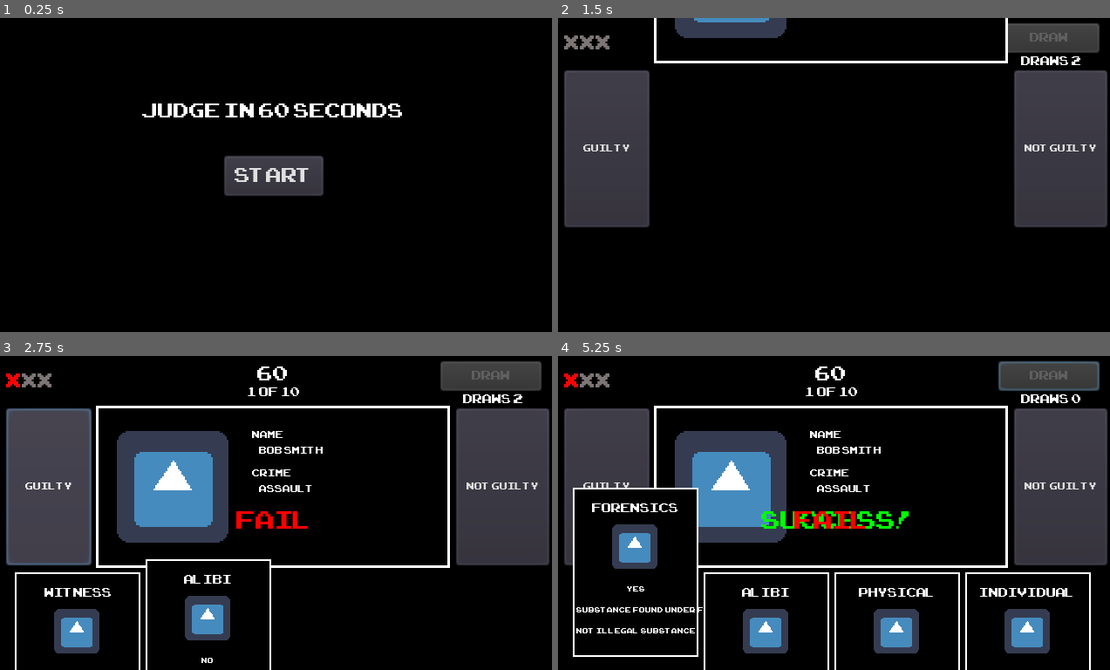
Above: before the commit, frames 1-4 (two rows, left to right).
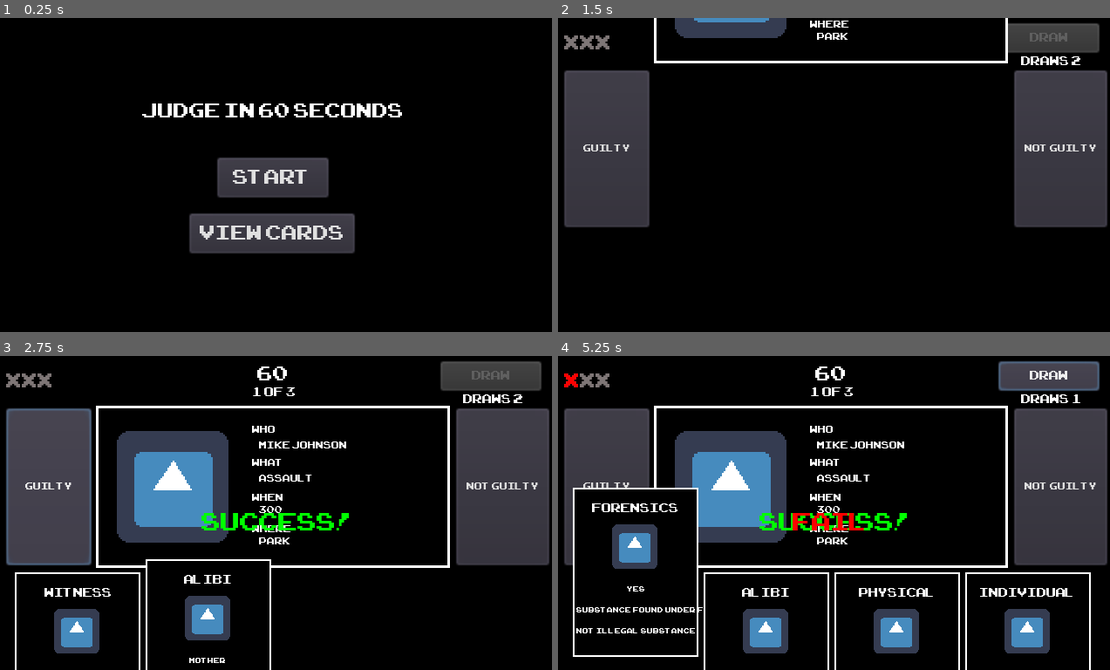
Above: after the commit, the same moments.

Repository: rashaangriffith/judge-in-60-seconds
Game: Godot game, scene res://main_menu/main_menu.tscn
Two runs of this game, one before a commit and one after it. Both use one fixed random seed, a clock stepped at 60 frames per second and the inputs below. The engine's default icon, where the game draws it, is replaced by a stand-in: a white triangle on a blue panel in a dark square.
Inputs (mouse positions are in pixels of both pictures, inside the frame that each line leads up to):
- Up to frame 1 (0.25 s): no input
- Up to frame 2 (1.5 s): click (828, 234) at 0.5 s, where only the run after the commit has a clickable "VIEW CARDS"; click "START" at 1.25 s
- Up to frame 3 (2.75 s): click "GUILTY" at 2 s
- Up to frame 4 (5.25 s): click "NOT GUILTY" at 2.75 s; click (635, 657) at 3.52 s; click "DRAW" at 4.25 s; click "DRAW" at 5 s

The runs differ from the first frame. In frame 1, 4.7% of the frame differs, in the area x 34-65%, y 43-75%; in frame 2, 0.2%; in frame 3, 2.4%; in frame 4, 2.3%.

Commit message:
add when/where to case data, add guilty/not guilty alibi options

Diff:
--- a/case_data.gd
+++ b/case_data.gd
@@ -1,5 +1,9 @@
 extends Node
 
-var first_names = ["Joe", "Bob", "Mike", "Chris", "Stanley"]
-var last_names = ["Jones", "Brown", "Johnson", "Smith", "Thomas"]
+var first_names = ["Joe", "Bob", "Mike", "Chris", "Stanley", "Karen"]
+var last_names = ["Jones", "Brown", "Johnson", "Smith", "Thomas", "Wagner"]
 var crimes = ["Assault", "Arson", "Fraud", "Homocide", "Forgery"]
+var when = [200, 300, 600, 1000, 1330, 1800, 2130, 2300]
+var where = ["Home", "Park", "Movie Theater", "Zoo", "Gas Station", "Library"]
+var alibi_1_guilty = ["Mother", "Father", "Brother", "Sister", "Cousin"]
+var alibi_1_not_guilty = ["Coworker", "Boss", "Neighbor", "Spouse", "Friend"]
--- a/case_file/case_file.gd
+++ b/case_file/case_file.gd
@@ -2,7 +2,11 @@
 
 onready var perp_name = $ReferenceRect/Name
 onready var crime = $ReferenceRect/Crime
+onready var when = $ReferenceRect/When
+onready var where = $ReferenceRect/Where
 
 func populate(data):
 	perp_name.text = data.first_name + " " + data.last_name
 	crime.text = data.crime
+	when.text = str(data.when)
+	where.text = data.where
--- a/case_file/case_file.tscn
+++ b/case_file/case_file.tscn
@@ -31,45 +31,89 @@
 texture = ExtResource( 1 )
 
 [node name="NameTitle" type="Label" parent="ReferenceRect"]
-margin_left = 88.236
-margin_top = 11.2806
-margin_right = 145.236
-margin_bottom = 20.2806
+margin_left = 88.0
+margin_top = 8.0
+margin_right = 145.0
+margin_bottom = 17.0
+custom_fonts/font = ExtResource( 2 )
+text = "who"
+__meta__ = {
+"_edit_use_anchors_": false
+}
+
+[node name="Name" type="Label" parent="ReferenceRect"]
+margin_left = 92.236
+margin_top = 17.2806
+margin_right = 192.236
+margin_bottom = 26.2806
 custom_fonts/font = ExtResource( 2 )
 text = "name"
 __meta__ = {
 "_edit_use_anchors_": false
 }
 
-[node name="Name" type="Label" parent="ReferenceRect"]
-margin_left = 92.236
-margin_top = 20.2806
-margin_right = 192.236
-margin_bottom = 29.2806
+[node name="CrimeTitle" type="Label" parent="ReferenceRect"]
+margin_left = 88.0
+margin_top = 27.0
+margin_right = 165.0
+margin_bottom = 36.0
 custom_fonts/font = ExtResource( 2 )
-text = "firstname lastname"
-__meta__ = {
-"_edit_use_anchors_": false
-}
-
-[node name="CrimeTitle" type="Label" parent="ReferenceRect"]
-margin_left = 88.236
-margin_top = 32.8751
-margin_right = 165.236
-margin_bottom = 41.8751
-custom_fonts/font = ExtResource( 2 )
-text = "CRIME"
+text = "what"
 __meta__ = {
 "_edit_use_anchors_": false
 }
 
 [node name="Crime" type="Label" parent="ReferenceRect"]
-margin_left = 92.236
-margin_top = 42.2806
-margin_right = 192.236
-margin_bottom = 77.2806
+margin_left = 92.0
+margin_top = 36.0
+margin_right = 192.0
+margin_bottom = 45.0
 custom_fonts/font = ExtResource( 2 )
-text = "this is my crime"
+text = "crime"
 __meta__ = {
 "_edit_use_anchors_": false
 }
+
+[node name="WhenTitle" type="Label" parent="ReferenceRect"]
+margin_left = 88.0
+margin_top = 47.0
+margin_right = 165.0
+margin_bottom = 56.0
+custom_fonts/font = ExtResource( 2 )
+text = "when"
+__meta__ = {
+"_edit_use_anchors_": false
+}
+
+[node name="When" type="Label" parent="ReferenceRect"]
+margin_left = 92.0
+margin_top = 54.0
+margin_right = 192.0
+margin_bottom = 63.0
+custom_fonts/font = ExtResource( 2 )
+text = "time"
+__meta__ = {
+"_edit_use_anchors_": false
+}
+
+[node name="WhereTitle" type="Label" parent="ReferenceRect"]
+margin_left = 88.0
+margin_top = 65.0
+margin_right = 165.0
+margin_bottom = 74.0
+custom_fonts/font = ExtResource( 2 )
+text = "where"
+__meta__ = {
+"_edit_use_anchors_": false
+}
+
+[node name="Where" type="Label" parent="ReferenceRect"]
+margin_left = 92.0
+margin_top = 72.0
+margin_right = 192.0
+margin_bottom = 81.0
+custom_fonts/font = ExtResource( 2 )
+text = "place"
+__meta__ = {
+"_edit_use_anchors_": false
+}
--- a/evidence_card/evidence_card.gd
+++ b/evidence_card/evidence_card.gd
@@ -14,9 +14,9 @@
 var isTweening = false
 
 func populate(player_card, case_deck):
-	print("populate: " + str(player_card.type))
+#	print("populate: " + str(player_card.type))
 	var card_title = GameManager.get_card_title(player_card.type)
-	print("card title: " + str(card_title))
+#	print("card title: " + str(card_title))
 	title.text = card_title
 
 	for case_card in case_deck:
--- a/game_manager.gd
+++ b/game_manager.gd
@@ -22,7 +22,7 @@
 
 func start_game():
 	player = load_player()
-	print("game_manager emit player loaded")
+#	print("game_manager emit player loaded")
 	emit_signal("player_loaded")
 
 func load_player():
@@ -56,8 +56,8 @@
 	}
 
 func get_card_title(type):
-	print("get_card_title: " + str(type))
-	print("alibi type: " + str(CARD_TYPE.ALIBI))
+#	print("get_card_title: " + str(type))
+#	print("alibi type: " + str(CARD_TYPE.ALIBI))
 	match type:
 		CARD_TYPE.ALIBI:
 			return "ALIBI"
@@ -82,5 +82,5 @@
 	emit_signal("evidence_card_activated", card_number)
 
 func deactivate_evidence_card():
-	print("gm deactive ev card")
+#	print("gm deactive ev card")
 	emit_signal("evidence_card_deactivated")
--- a/loading/loading.gd
+++ b/loading/loading.gd
@@ -1,7 +1,7 @@
 extends Node2D
 
 func _ready():
-	print("loading ready")
+#	print("loading ready")
 	GameManager.connect("player_loaded", self, "_on_GameManager_player_loaded")
 
 func _on_GameManager_player_loaded():
--- a/main/main.gd
+++ b/main/main.gd
@@ -17,21 +17,27 @@
 onready var tween_verdict = $TweenVerdict
 onready var strikes_label = $StrikesLabel
 onready var case_number_label = $CaseNumberLabel
+onready var game_over = $GameOver
+onready var you_win_label = $GameOver/YouWinLabel
+onready var you_lose_label = $GameOver/YouLoseLabel
+onready var tween_game_over = $TweenGameOver
+onready var continue_button = $GameOver/ContinueButton
 
 const HAND_SIZE = 4
-const MAX_CASES = 10
+const MAX_CASES = 3
 const MAX_DRAWS = 5
+const MAX_STRIKES = 3
 const CASE_FILE_OUT_Y = -150
 const CASE_FILE_IN_Y = 25
 const CARD_OUT_Y = 200
 const CARD_IN_Y = 125
 
 var current_case_number = 1
-var total_cases_number = 1
 var strikes = 0
 var remaining_draws = MAX_DRAWS
 var remaining_case_time = 60
 var active_evidence_card
+var is_game_over = false
 
 var case = {}
 var pool = []
@@ -45,12 +51,8 @@
 	GameManager.connect("evidence_card_activated", self, "_on_GameManager_evidence_card_activated")
 	GameManager.connect("evidence_card_deactivated", self, "_on_GameManager_evidence_card_deactivated")
 
-	if (GameManager.player.deck.size() - HAND_SIZE) > MAX_DRAWS:
-		remaining_draws = MAX_DRAWS
-	else:
-		remaining_draws = GameManager.player.deck.size() - HAND_SIZE
-	draws_label.text = "DRAWS: " + str(remaining_draws)
-
+	update_remaining_draws(true)
+	update_case_number(true)
 	generate_case()
 	populate_case()
 	tween_slide_in()
@@ -68,17 +70,31 @@
 	rng.randomize()
 	var crime = CaseData.crimes[rng.randi_range(0, CaseData.crimes.size() - 1)]
 	rng.randomize()
+	var when = CaseData.when[rng.randi_range(0, CaseData.when.size() - 1)]
+	rng.randomize()
+	var where = CaseData.where[rng.randi_range(0, CaseData.where.size() - 1)]
+	rng.randomize()
 	var is_guilty = rng.randi_range(0, 1) == 0
+
+	# alibi
+	rng.randomize()
+	var alibi_1
+	if is_guilty:
+		alibi_1 = CaseData.alibi_1_guilty[rng.randi_range(0, CaseData.alibi_1_guilty.size() - 1)]
+	else:
+		alibi_1 = CaseData.alibi_1_not_guilty[rng.randi_range(0, CaseData.alibi_1_not_guilty.size() - 1)]
 
 	case = {
 		"first_name": first_name,
 		"last_name": last_name,
 		"crime": crime,
+		"when": when,
+		"where": where,
 		"is_guilty": is_guilty,
 		"deck": [
 			{
 				"type": GameManager.CARD_TYPE.ALIBI,
-				"detail1": "no",
+				"detail1": alibi_1,
 				"detail2": "",
 				"detail3": "",
 			},
@@ -117,14 +133,13 @@
 
 func draw_card(index):
 	var pool_count = pool.size()
-	print("draw card pool count: " + str(pool_count))
-	print("draw card player deck count: " + str(GameManager.player.deck.size()))
+#	print("draw card pool count: " + str(pool_count))
+#	print("draw card player deck count: " + str(GameManager.player.deck.size()))
 	var rng = RandomNumberGenerator.new()
 	rng.randomize()
 	var pool_index = rng.randi_range(0, pool_count - 1)
 	hand.insert(index, pool[pool_index])
 	pool.remove(pool_index)
-
 
 func populate_case():
 	var deck = GameManager.player.deck
@@ -143,6 +158,7 @@
 		evidence_card_4.populate(hand[hand_index], case.deck)
 
 func tween_slide_in():
+	print("slide in")
 	tween_in.interpolate_property(case_file, "position", case_file.position, Vector2(case_file.position.x, CASE_FILE_IN_Y), 1, Tween.TRANS_CUBIC, Tween.EASE_OUT)
 	tween_in.interpolate_property(evidence_card_1, "position", evidence_card_1.position, Vector2(evidence_card_1.position.x, CARD_IN_Y), 0.75, Tween.TRANS_BACK, Tween.EASE_OUT, 0.5)
 	tween_in.interpolate_property(evidence_card_2, "position", evidence_card_2.position, Vector2(evidence_card_2.position.x, CARD_IN_Y), 0.75, Tween.TRANS_BACK, Tween.EASE_OUT, 1)
@@ -151,6 +167,7 @@
 	tween_in.start()
 
 func tween_slide_out():
+	print("slide out")
 	tween_out.interpolate_property(case_file, "position", case_file.position, Vector2(case_file.position.x, CASE_FILE_OUT_Y), 0.5, Tween.TRANS_CUBIC, Tween.EASE_IN)
 	tween_out.interpolate_property(evidence_card_1, "position", evidence_card_1.position, Vector2(evidence_card_1.position.x, CARD_OUT_Y), 0.25, Tween.TRANS_BACK, Tween.EASE_IN)
 	tween_out.interpolate_property(evidence_card_2, "position", evidence_card_2.position, Vector2(evidence_card_2.position.x, CARD_OUT_Y), 0.25, Tween.TRANS_BACK, Tween.EASE_IN)
@@ -159,17 +176,59 @@
 	tween_out.start()
 
 func show_verdict():
+	print("show verdict")
 	tween_verdict.interpolate_property(verdict, "scale", 0, 1, 0.5, Tween.TRANS_BOUNCE, Tween.EASE_OUT)
 	tween_verdict.interpolate_property(verdict, "scale", 1, 0, 0.5, Tween.TRANS_BOUNCE, Tween.EASE_IN, 2)
 	tween_verdict.start()
 
-func update_case_number():
-	current_case_number += 1
-	case_number_label.text = str(current_case_number) + " of " + str(MAX_CASES)
-
-func update_strikes(diff):
-	strikes += diff
-	strikes_label.text = strikes_label.text + "x"
+func update_case_number(should_reset = false):
+	if should_reset:
+		current_case_number = 1
+	else:
+		current_case_number += 1
+
+	if current_case_number > MAX_CASES:
+		show_game_over(true)
+	else:
+		case_number_label.text = str(current_case_number) + " of " + str(MAX_CASES)
+
+func update_strikes(should_reset = false):
+	if should_reset:
+		strikes = 0
+		strikes_label.text = ""
+	else:
+		strikes += 1
+		strikes_label.text = strikes_label.text + "x"
+
+	if strikes == MAX_STRIKES:
+		show_game_over(false)
+
+func update_remaining_draws(should_reset = false):
+	if should_reset:
+		if (GameManager.player.deck.size() - HAND_SIZE) > MAX_DRAWS:
+			remaining_draws = MAX_DRAWS
+		else:
+			remaining_draws = GameManager.player.deck.size() - HAND_SIZE
+	else:
+		remaining_draws -= 1
+		if remaining_draws == 0:
+			draw_button.disabled = true
+
+	draws_label.text = "DRAWS: " + str(remaining_draws)
+
+func show_game_over(is_winner):
+	is_game_over = true
+	if is_winner:
+		you_win_label.visible = true
+		you_lose_label.visible = false
+		continue_button.text = "CONTINUE"
+	else:
+		you_win_label.visible = false
+		you_lose_label.visible = true
+		continue_button.text = "RESTART"
+
+	tween_game_over.interpolate_property(game_over, "position", game_over.position, Vector2(160,game_over.position.y), 1, Tween.TRANS_BACK, Tween.EASE_OUT)
+	tween_game_over.start()
 
 func _on_TweenIn_tween_all_completed():
 	pass # Replace with function body.
@@ -178,7 +237,6 @@
 	generate_case()
 	populate_case()
 	tween_slide_in()
-
 
 func _on_Timer_timeout():
 	remaining_case_time -= 1
@@ -214,21 +272,18 @@
 		draw_button.disabled = false
 
 func _on_GameManager_evidence_card_deactivated():
-	print("card deactivated")
+#	print("card deactivated")
 	draw_button.disabled = true
 
 func _on_DrawButton_pressed():
 	tween_out_draw.interpolate_property(active_evidence_card, "position", active_evidence_card.position, Vector2(active_evidence_card.position.x, CARD_OUT_Y), 0.25, Tween.TRANS_BACK, Tween.EASE_IN)
 	tween_out_draw.start()
-	remaining_draws -= 1
-	draws_label.text = "DRAWS: " + str(remaining_draws)
-	if remaining_draws == 0:
-		draw_button.disabled = true
 
 func _on_TweenOutDraw_tween_all_completed():
 	var index = active_evidence_card.card_number - 1
 	hand.remove(index)
 	draw_card(index)
+	update_remaining_draws()
 	populate_evidence_card(index)
 	tween_in_draw.interpolate_property(active_evidence_card, "position", active_evidence_card.position, Vector2(active_evidence_card.position.x, active_evidence_card.UP_Y), 0.75, Tween.TRANS_BACK, Tween.EASE_OUT, 0.5)
 	tween_in_draw.start()
@@ -241,7 +296,7 @@
 		success_label.visible = true
 	else:
 		fail_label.visible = true
-		update_strikes(1)
+		update_strikes()
 
 	show_verdict()
 
@@ -251,12 +306,30 @@
 		success_label.visible = true
 	else:
 		fail_label.visible = true
-		update_strikes(1)
+		update_strikes()
 
 	show_verdict()
 
 func _on_TweenVerdict_tween_all_completed():
+	print("_on_TweenVerdict_tween_all_completed")
 	success_label.visible = false
 	fail_label.visible = false
-	update_case_number()
+
+	if not is_game_over:
+		update_case_number()
+		tween_slide_out()
+
+func _on_ContinueButton_pressed():
+	is_game_over = false
+	var should_reset = true
+	tween_game_over.interpolate_property(game_over, "position", game_over.position, Vector2(-80,game_over.position.y), 1, Tween.TRANS_BACK, Tween.EASE_OUT)
+	tween_game_over.start()
+
+	tween_verdict.stop_all()
+
+	update_case_number(should_reset)
+	update_strikes(should_reset)
+	update_remaining_draws(should_reset)
+
+	print("_on_ContinueButton_pressed - slide out")
 	tween_slide_out()
--- a/main/main.tscn
+++ b/main/main.tscn
@@ -135,7 +135,7 @@
 card_number = 4
 
 [node name="Verdict" type="Node2D" parent="."]
-position = Vector2( 160.955, 79.0601 )
+position = Vector2( 160, 80 )
 
 [node name="SuccessLabel" type="Label" parent="Verdict"]
 visible = false
@@ -163,6 +163,45 @@
 "_edit_use_anchors_": false
 }
 
+[node name="GameOver" type="Node2D" parent="."]
+position = Vector2( -80, 80 )
+
+[node name="YouWinLabel" type="Label" parent="GameOver"]
+margin_left = -44.0
+margin_top = 5.0
+margin_right = 56.0
+margin_bottom = 23.5
+custom_fonts/font = ExtResource( 7 )
+custom_colors/font_color = Color( 0, 1, 0, 1 )
+text = "YOU  WIN!!"
+__meta__ = {
+"_edit_use_anchors_": false
+}
+
+[node name="YouLoseLabel" type="Label" parent="GameOver"]
+margin_left = -50.0
+margin_top = 5.0
+margin_right = 61.0
+margin_bottom = 23.5
+custom_fonts/font = ExtResource( 7 )
+custom_colors/font_color = Color( 1, 0, 0, 1 )
+custom_colors/font_outline_modulate = Color( 0, 0, 0, 1 )
+text = "YOU  LOSE!!"
+__meta__ = {
+"_edit_use_anchors_": false
+}
+
+[node name="ContinueButton" type="Button" parent="GameOver"]
+margin_left = -41.0
+margin_top = 29.0
+margin_right = 43.0
+margin_bottom = 52.0
+custom_fonts/font = ExtResource( 4 )
+text = "CONTINUE"
+__meta__ = {
+"_edit_use_anchors_": false
+}
+
 [node name="TweenIn" type="Tween" parent="."]
 
 [node name="TweenOut" type="Tween" parent="."]
@@ -172,12 +211,15 @@
 [node name="TweenInDraw" type="Tween" parent="."]
 
 [node name="TweenVerdict" type="Tween" parent="."]
+
+[node name="TweenGameOver" type="Tween" parent="."]
 
 [node name="Timer" type="Timer" parent="."]
 
 [connection signal="pressed" from="DrawButton" to="." method="_on_DrawButton_pressed"]
 [connection signal="pressed" from="GuiltyButton" to="." method="_on_GuiltyButton_pressed"]
 [connection signal="pressed" from="NotGuiltyButton" to="." method="_on_NotGuiltyButton_pressed"]
+[connection signal="pressed" from="GameOver/ContinueButton" to="." method="_on_ContinueButton_pressed"]
 [connection signal="tween_all_completed" from="TweenIn" to="." method="_on_TweenIn_tween_all_completed"]
 [connection signal="tween_all_completed" from="TweenOut" to="." method="_on_TweenOut_tween_all_completed"]
 [connection signal="tween_all_completed" from="TweenOutDraw" to="." method="_on_TweenOutDraw_tween_all_completed"]
--- a/main_menu/main_menu.tscn
+++ b/main_menu/main_menu.tscn
@@ -6,7 +6,7 @@
 [node name="MainMenu" type="Node2D"]
 script = ExtResource( 2 )
 
-[node name="ColorRect" type="ColorRect" parent="."]
+[node name="Background" type="ColorRect" parent="."]
 margin_right = 320.0
 margin_bottom = 180.0
 color = Color( 0, 0, 0, 1 )
@@ -14,7 +14,7 @@
 "_edit_use_anchors_": false
 }
 
-[node name="Title" type="Label" parent="ColorRect"]
+[node name="Title" type="Label" parent="Background"]
 anchor_left = 0.5
 anchor_top = 0.5
 anchor_right = 0.5
@@ -31,19 +31,34 @@
 "_edit_use_anchors_": false
 }
 
-[node name="StartButton" type="Button" parent="ColorRect"]
+[node name="StartButton" type="Button" parent="Background"]
 anchor_left = 0.5
 anchor_top = 0.5
 anchor_right = 0.5
 anchor_bottom = 0.5
-margin_left = -28.5
-margin_top = -11.5
-margin_right = 28.5
-margin_bottom = 11.5
+margin_left = -32.0
+margin_top = -10.0
+margin_right = 32.0
+margin_bottom = 13.0
 custom_fonts/font = ExtResource( 1 )
 text = "START"
 __meta__ = {
 "_edit_use_anchors_": false
 }
 
-[connection signal="pressed" from="ColorRect/StartButton" to="." method="_on_StartButton_pressed"]
+[node name="ViewCardsButton" type="Button" parent="Background"]
+anchor_left = 0.5
+anchor_top = 0.5
+anchor_right = 0.5
+anchor_bottom = 0.5
+margin_left = -48.0
+margin_top = 22.0
+margin_right = 47.0
+margin_bottom = 45.0
+custom_fonts/font = ExtResource( 1 )
+text = "VIEW CARDS"
+__meta__ = {
+"_edit_use_anchors_": false
+}
+
+[connection signal="pressed" from="Background/StartButton" to="." method="_on_StartButton_pressed"]
--- /dev/null
+++ b/view_cards/view_cards.tscn
@@ -0,0 +1,71 @@
+[gd_scene load_steps=3 format=2]
+
+[ext_resource path="res://fonts/pixel_font_16.tres" type="DynamicFont" id=1]
+[ext_resource path="res://evidence_card/evidence_card.tscn" type="PackedScene" id=2]
+
+[node name="ViewCards" type="Node2D"]
+
+[node name="Background" type="ColorRect" parent="."]
+margin_right = 320.0
+margin_bottom = 180.0
+color = Color( 0, 0, 0, 1 )
+__meta__ = {
+"_edit_use_anchors_": false
+}
+
+[node name="Title" type="Label" parent="."]
+anchor_left = 0.5
+anchor_right = 0.5
+margin_left = 140.0
+margin_top = 7.0
+margin_right = 180.0
+margin_bottom = 24.0
+custom_fonts/font = ExtResource( 1 )
+text = "DECK"
+align = 1
+valign = 1
+__meta__ = {
+"_edit_use_anchors_": false
+}
+
+[node name="Page" type="Node2D" parent="."]
+
+[node name="EvidenceCard" parent="Page" instance=ExtResource( 2 )]
+position = Vector2( 22, 26 )
+scale = Vector2( 0.75, 0.75 )
+
+[node name="EvidenceCard2" parent="Page" instance=ExtResource( 2 )]
+position = Vector2( 22, 102 )
+scale = Vector2( 0.75, 0.75 )
+
+[node name="EvidenceCard3" parent="Page" instance=ExtResource( 2 )]
+position = Vector2( 78, 26 )
+scale = Vector2( 0.75, 0.75 )
+
+[node name="EvidenceCard4" parent="Page" instance=ExtResource( 2 )]
+position = Vector2( 78, 102 )
+scale = Vector2( 0.75, 0.75 )
+
+[node name="EvidenceCard5" parent="Page" instance=ExtResource( 2 )]
+position = Vector2( 134, 26 )
+scale = Vector2( 0.75, 0.75 )
+
+[node name="EvidenceCard6" parent="Page" instance=ExtResource( 2 )]
+position = Vector2( 134, 102 )
+scale = Vector2( 0.75, 0.75 )
+
+[node name="EvidenceCard7" parent="Page" instance=ExtResource( 2 )]
+position = Vector2( 190, 26 )
+scale = Vector2( 0.75, 0.75 )
+
+[node name="EvidenceCard8" parent="Page" instance=ExtResource( 2 )]
+position = Vector2( 190, 102 )
+scale = Vector2( 0.75, 0.75 )
+
+[node name="EvidenceCard9" parent="Page" instance=ExtResource( 2 )]
+position = Vector2( 246, 26 )
+scale = Vector2( 0.75, 0.75 )
+
+[node name="EvidenceCard10" parent="Page" instance=ExtResource( 2 )]
+position = Vector2( 246, 102 )
+scale = Vector2( 0.75, 0.75 )
